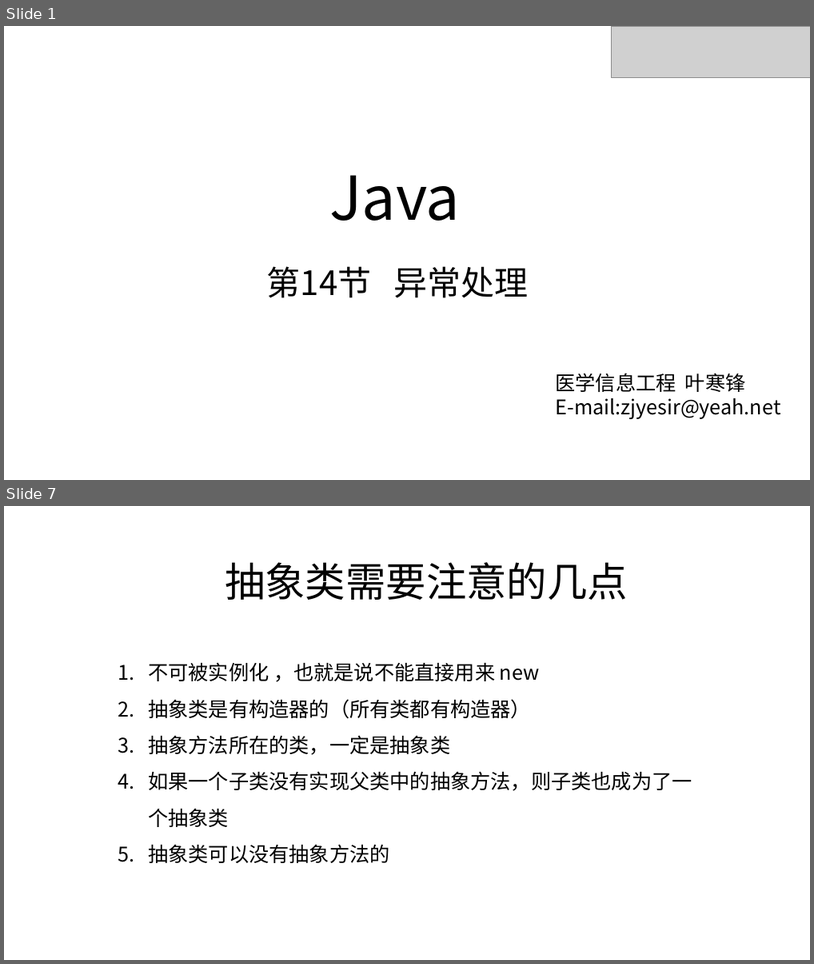
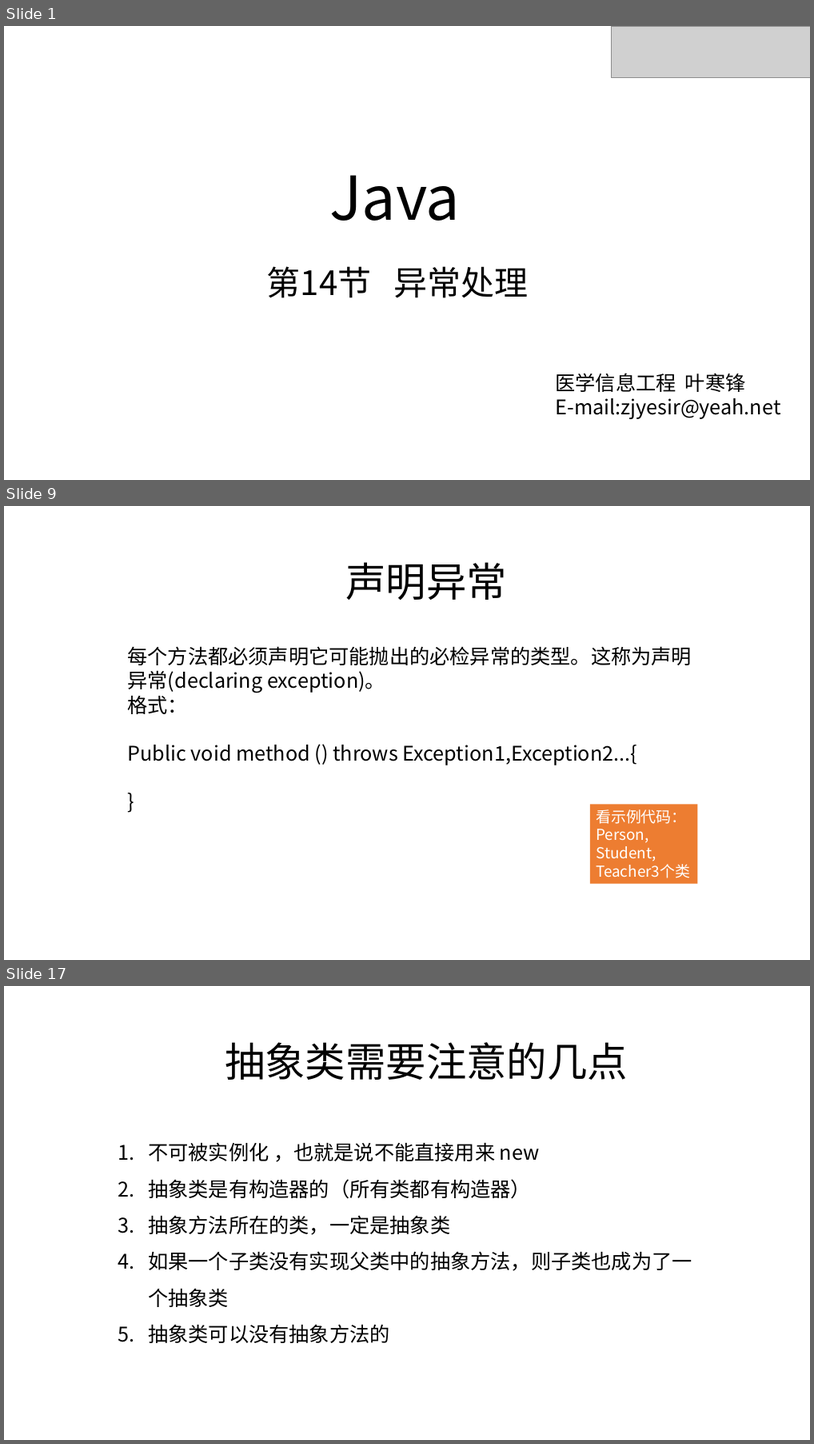
Before and after one commit to zjyesir/hmc_java_1, a slide deck: ppt/14.异常处理.pptx. Shown one above the other, each under a label of ours: slides 1 and 7 before the commit, slides 1, 9 and 17 after it; the slides between them are not shown. The pictures are 814x964 and 814x1444 pixels, drawn with LibreOffice and Linux fonts; fonts in the diff are those of the drawing; grey boxes stand for pictures; background and template pictures are left out. Boxes give left, top, right and bottom in pixels: in the first picture for what was removed or moved away, otherwise in the second. Text is boxed around its words. In the diff, an @@ line names an element or a change of style, - is before the commit and + after.

```diff
--- a/ppt/14.异常处理.pptx
+++ b/ppt/14.异常处理.pptx
@@ slide 9 added at (4,506,810,960), background picture (left out) @@
@@ text added at (346,562,507,600), 48 pt, text #000000 @@
+声明异常
@@ text added at (128,646,693,765), 24 pt, text #000000 @@
+每个方法都必须声明它可能抛出的必检异常的类型。这称为声明异常(declaring exception)。
+格式：
+Public void method () throws Exception1,Exception2...{
+}
@@ rectangle added at (590,804,698,884), fill #ED7D31, 18 pt, text #FFFFFF @@
+看示例代码：Person, Student, Teacher3个类
@@ what was slide 7 is now slide 17 @@
```
Also in this commit, not shown: 2 slides changed, 12 other slides added, 3 slides removed, 1 other file.
